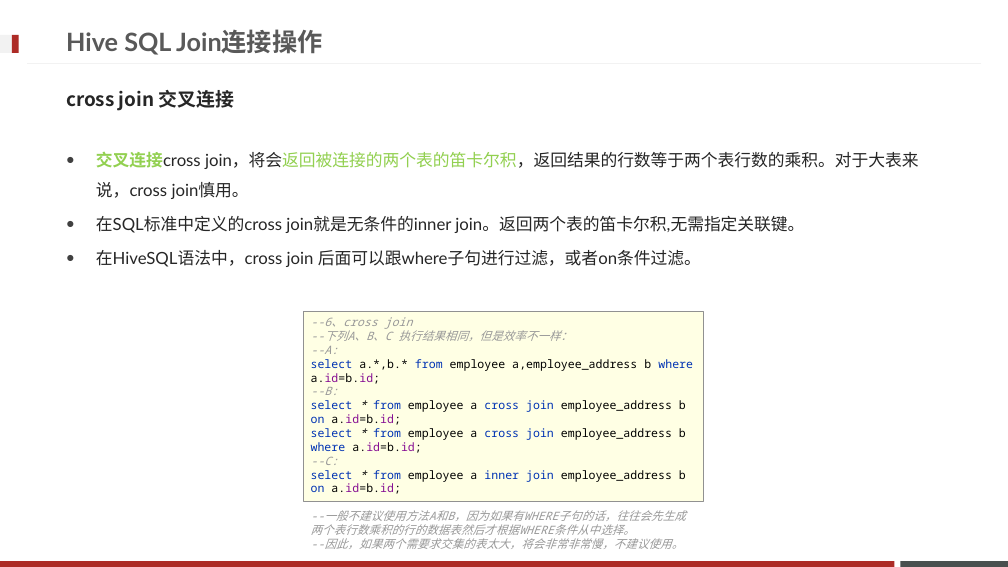
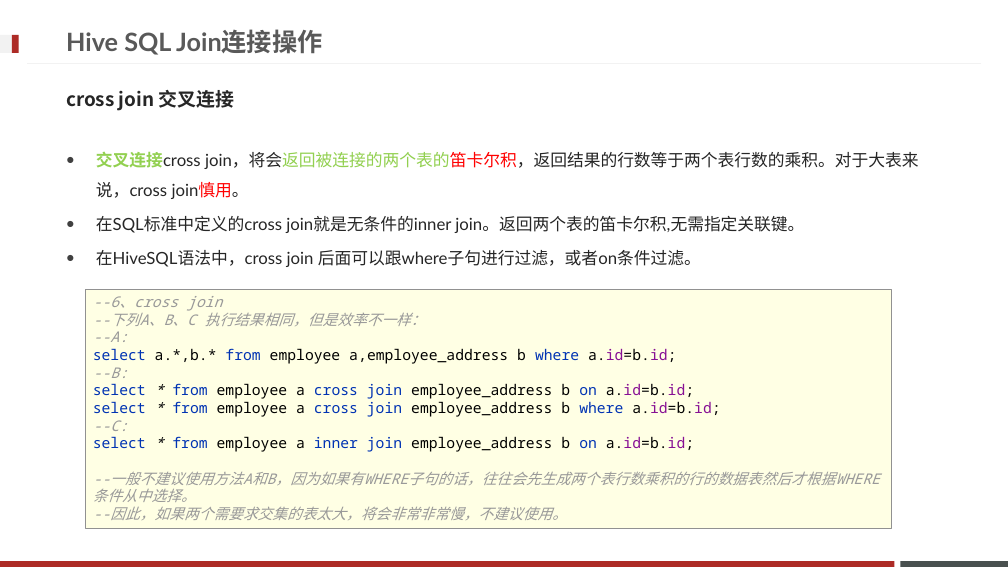
Before and after one commit to Legolas9999/big_data, a slide deck: slide 59 of Hadoop/大数据离线阶段--07.pptx. Drawn at 1008x567 pixels with LibreOffice and Linux fonts; fonts in the diff are those of the drawing; background and template pictures are left out. Boxes give left, top, right and bottom in pixels: in the first picture for what was removed or moved away, otherwise in the second. Text is boxed around its words. In the diff, an @@ line names an element or a change of style, - is before the commit and + after.

```diff
--- a/Hadoop/大数据离线阶段--07.pptx
+++ b/Hadoop/大数据离线阶段--07.pptx
@@ text at [96, 151, 919, 199]: text colour #92D050 to #FF0000 in "join，将会返回被连接的两个表的笛卡尔积，返回结果的行数等于两个表行数的乘积。对于大表来说，cross"; text colour #262626 to #FF0000 in "join慎用。" @@
@@ rectangle "--6、cross join --下列A、B、C 执行结果相同，但是效率不一样： --A: ...": place and size @@
-rectangle "--6、cross join --下列A、B、C 执行结果相同，但是效率不一样： --A: ..." at [303, 312, 703, 501]
+rectangle "--6、cross join --下列A、B、C 执行结果相同，但是效率不一样： --A: ..." at [85, 290, 892, 529]
@@ rectangle "--6、cross join --下列A、B、C 执行结果相同，但是效率不一样： --A: ..." at [85, 290, 892, 529]: size 11 to 14 pt @@
```
Also in this commit, not shown: 11 other slides changed.
